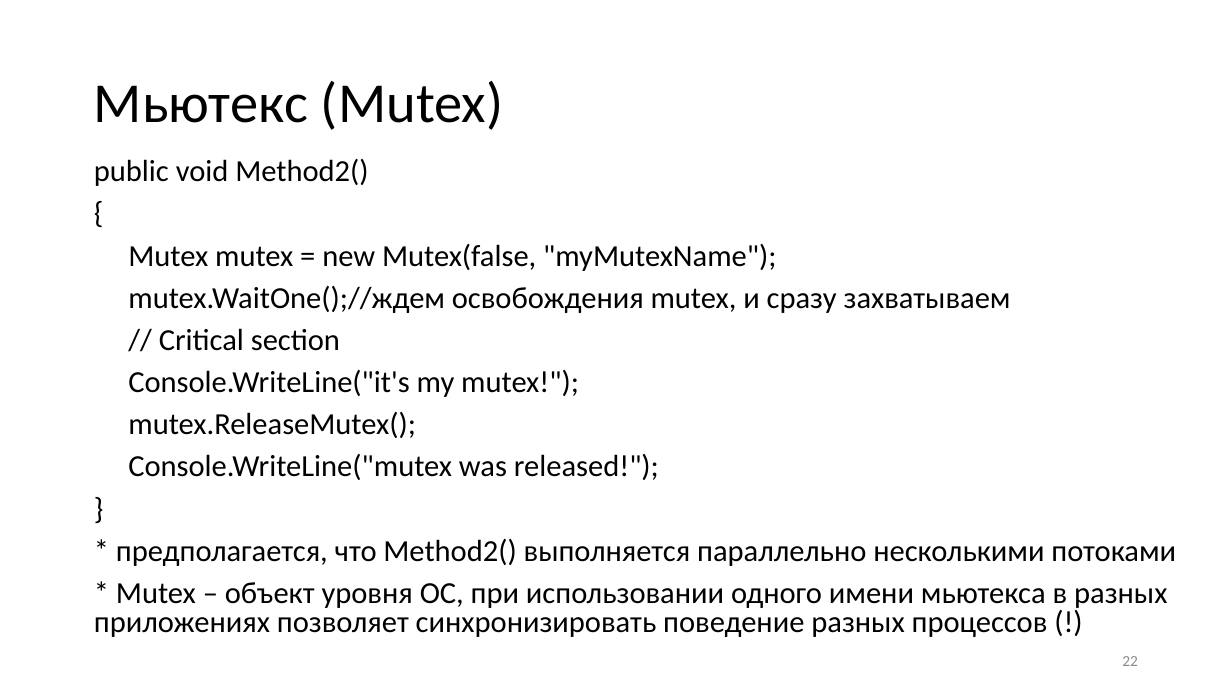
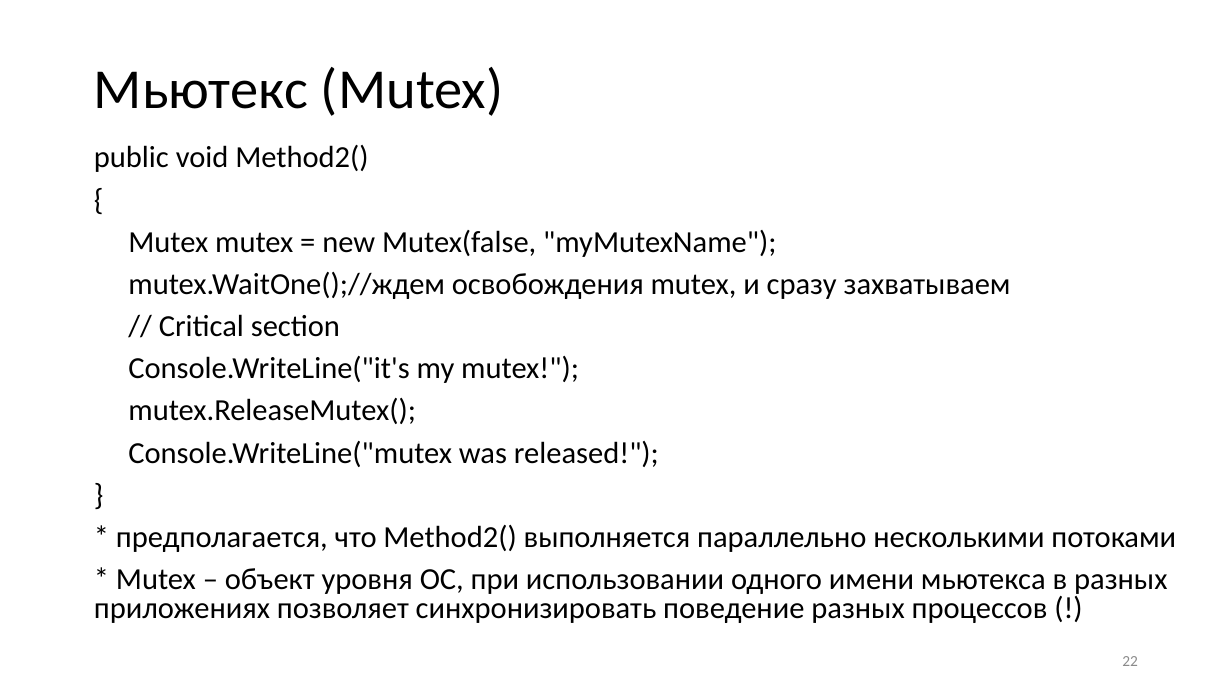
Before and after one commit to blockin90/Programming_PIB, a slide deck: slide 22 of Лекции/3 семестр/Часть 3/Программирование лекция 3.3.pptx. Drawn at 1232x693 pixels with LibreOffice and Linux fonts; fonts in the diff are those of the drawing. Boxes give left, top, right and bottom in pixels: in the first picture for what was removed or moved away, otherwise in the second. Text is boxed around its words. In the diff, an @@ line names an element or a change of style, - is before the commit and + after.

```diff
--- a/Лекции/3 семестр/Часть 3/Программирование лекция 3.3.pptx
+++ b/Лекции/3 семестр/Часть 3/Программирование лекция 3.3.pptx
@@ title "Мьютекс (Mutex)": place and size @@
-title "Мьютекс (Mutex)" at box(94, 81, 504, 130)
+title "Мьютекс (Mutex)" at box(94, 67, 504, 116)
@@ text "public void Method2()": place and size @@
-text "public void Method2()" at box(94, 159, 1176, 637)
+text "public void Method2()" at box(94, 145, 1176, 623)
```
Also in this commit, not shown: 4 other slides changed, 8 slides added, 1 slide removed.
